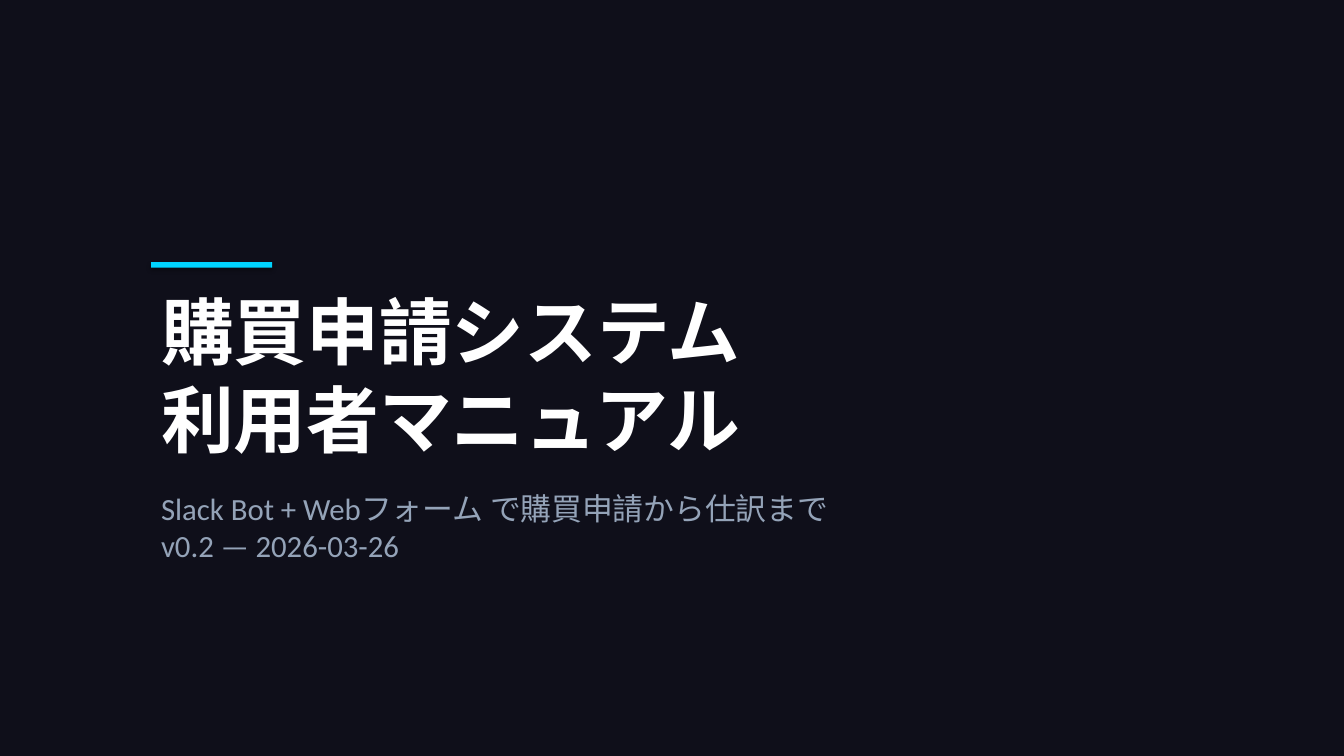
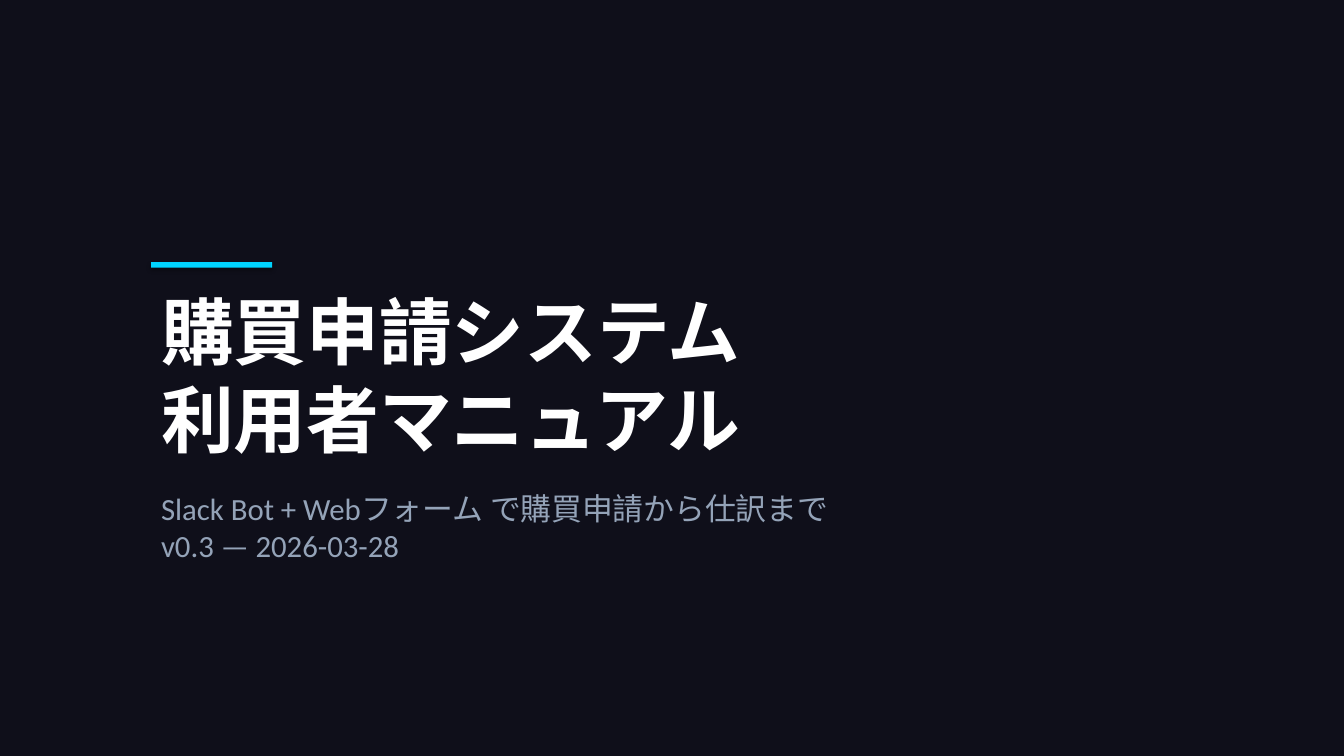
Before and after one commit to takeshiizawa123/next-procurement-poc, a slide deck: slide 1 of docs/user-manual.pptx. Drawn at 1344x756 pixels with LibreOffice and Linux fonts; fonts in the diff are those of the drawing. Boxes give left, top, right and bottom in pixels: in the first picture for what was removed or moved away, otherwise in the second. Text is boxed around its words. In the diff, an @@ line names an element or a change of style, - is before the commit and + after.

```diff
--- a/docs/user-manual.pptx
+++ b/docs/user-manual.pptx
@@ text at [161, 494, 828, 557]: text changed @@
-Slack Bot + Webフォーム で購買申請から仕訳まで
-v0.2 — 2026-03-26
+Slack Bot + Webフォーム で購買申請から仕訳まで
+v0.3 — 2026-03-28
```
Also in this commit, not shown: 3 other slides changed, 5 slides added, 3 other files.
